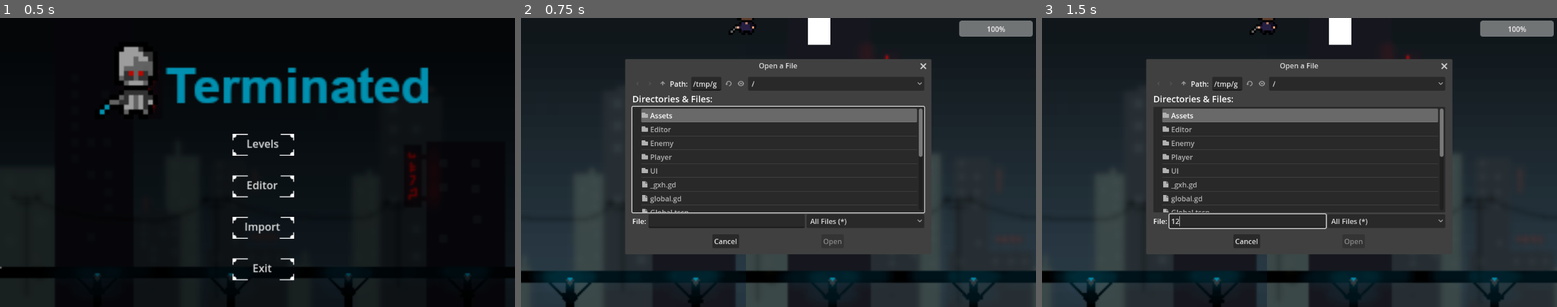
Above: before the commit, frames 1-3 (left to right).
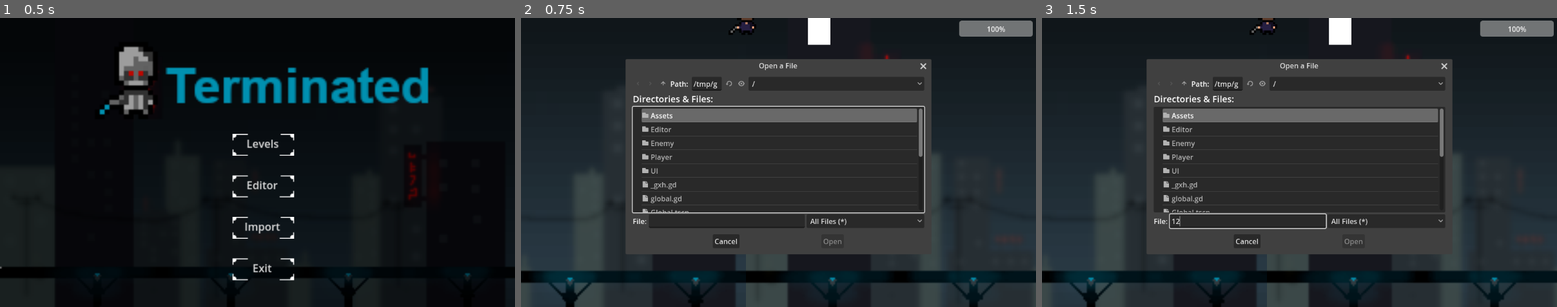
Above: after the commit, the same moments.

Repository: BadNerd/Terminated
Game: Godot game, scene res://UI/Main Menu.tscn
Two runs of this game, one before a commit and one after it. Both use one fixed random seed, a clock stepped at 60 frames per second and the inputs below.
Inputs (mouse positions are in pixels of both pictures, inside the frame that each line leads up to):
- Up to frame 1 (0.5 s): no input
- Up to frame 2 (0.75 s): click "Import" at 0.5 s
- Up to frame 3 (1.5 s): click (1248, 220) at 1.27 s; type "12" at 1.35 s

Frame 1 is identical in both runs. In frame 2, 0.8% of the frame differs, in the area x 21-46%, y 21-79%; in frame 3, 0.7%.

Commit message:
Shoot Timer

Diff:
--- a/Game/Level0.gd
+++ b/Game/Level0.gd
@@ -9,17 +9,24 @@
 var e_preload = preload("res://Enemy/Enemy.tscn")
 
 func _input(event):
-	if event.is_action_pressed("rocket") and not editing:
+	if event.is_action_pressed("rocket") and not editing and Global.can_shoot:
+		print("Shoot")
 		var r = r_preload.instantiate()
 		r.position.x = level_end
 		r.position.y = $Player.position.y
 		#r.look_at($Player.position)
-		add_child(r)
 		var r1 = r_preload.instantiate()
 		r1.position.x = level_end
 		r1.position.y = $Player.position.y
 		#r1.look_at($Player.position)
+		add_child(r)
 		add_child(r1)
+		var t = Timer.new()
+		t.connect("timeout", _t_timeout)
+		t.wait_time = 2.5
+		t.autostart = true
+		add_child(t)
+		Global.can_shoot = false
 		Global.rocket = true
 
 func _process(delta):
@@ -74,3 +81,6 @@
 	_load(self, path)
 	Global.level = 10
 	$Player.editing = false
+
+func _t_timeout():
+	Global.can_shoot = true
--- a/Game/Player/Rocket/Rocket.gd
+++ b/Game/Player/Rocket/Rocket.gd
@@ -11,7 +11,6 @@
 		queue_free()
 
 func _on_area_2d_body_entered(body):
-	print(body.name)
 	if "Enemy" in body.name:
 		body.queue_free()
 		Global.explosion = true
--- a/Game/global.gd
+++ b/Game/global.gd
@@ -6,6 +6,7 @@
 var path: String = ""
 var explosion = false
 var rocket = false
+var can_shoot = true
 const max_level: int = 1
 
 func teleport_level():
